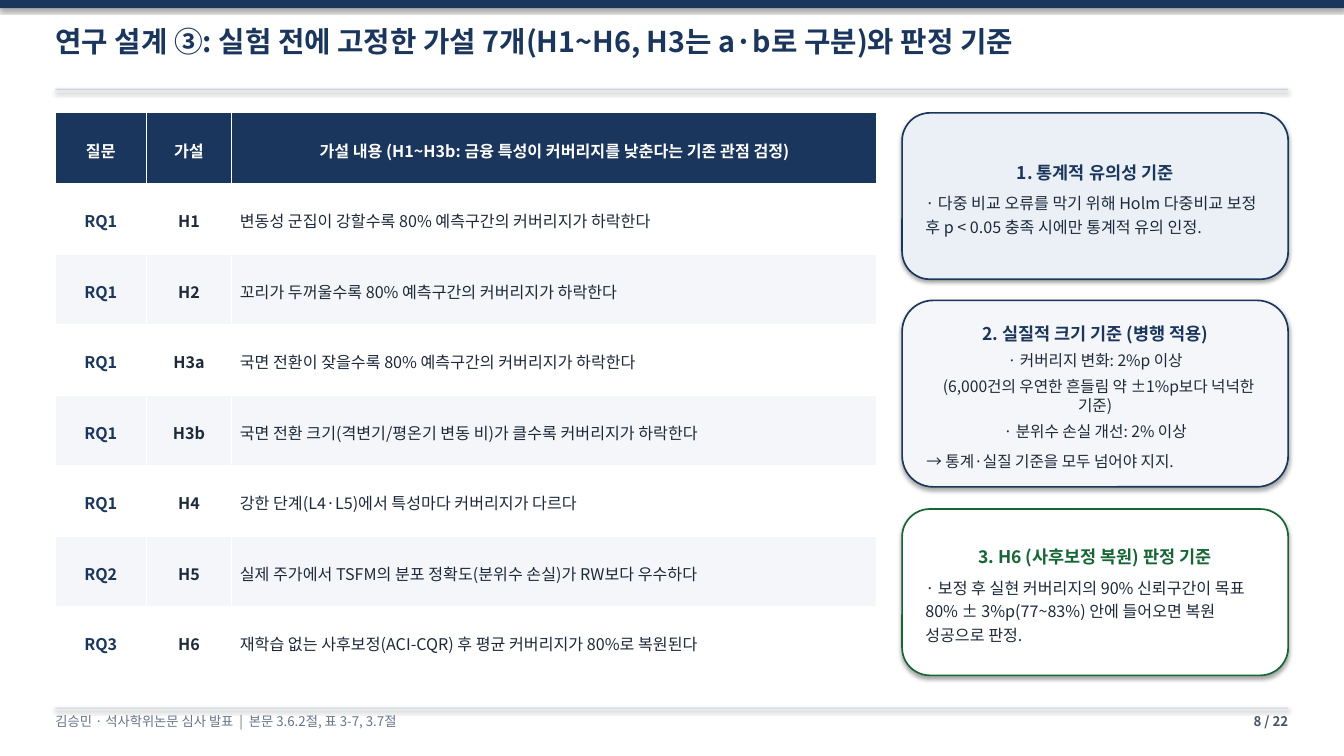
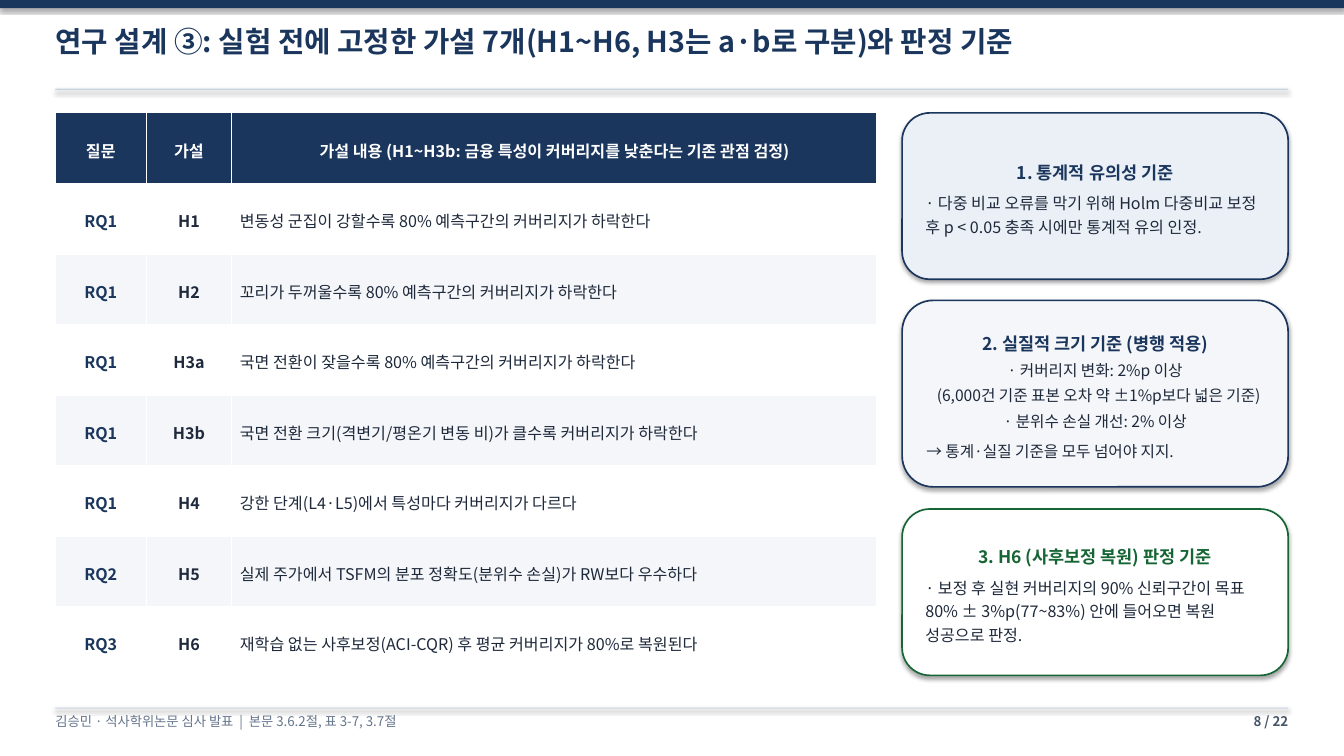
Before and after one commit to sapzzil/Master-thesis, a slide deck: slide 8 of 05_논문작성/석사학위논문_심사발표_v10.pptx. Drawn at 1344x756 pixels with LibreOffice and Linux fonts; fonts in the diff are those of the drawing. Boxes give left, top, right and bottom in pixels: in the first picture for what was removed or moved away, otherwise in the second. Text is boxed around its words. In the diff, an @@ line names an element or a change of style, - is before the commit and + after.

```diff
--- a/05_논문작성/석사학위논문_심사발표_v10.pptx
+++ b/05_논문작성/석사학위논문_심사발표_v10.pptx
@@ text in rounded rectangle at [937,363,1260,459]: text changed @@
-· 커버리지 변화: 2%p 이상
-(6,000건의 우연한 흔들림 약 ±1%p보다 넉넉한 기준)
-· 분위수 손실 개선: 2% 이상
-→ 통계·실질 기준을 모두 넘어야 지지.
+· 커버리지 변화: 2%p 이상
+(6,000건 기준 표본 오차 약 ±1%p보다 넓은 기준)
+· 분위수 손실 개선: 2% 이상
+→ 통계·실질 기준을 모두 넘어야 지지.
```
Also in this commit, not shown: 3 other slides changed, 2 other files.
